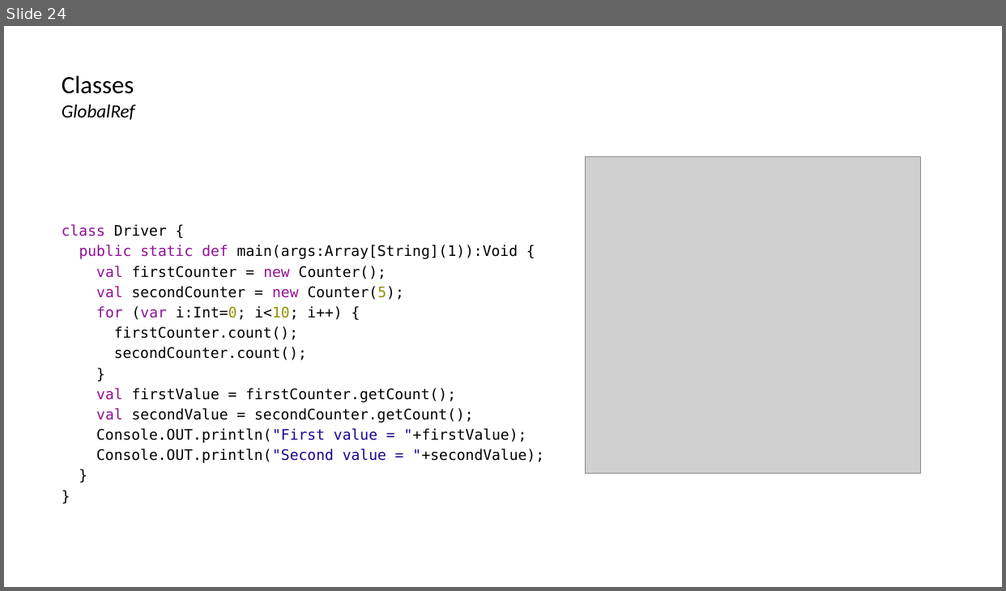
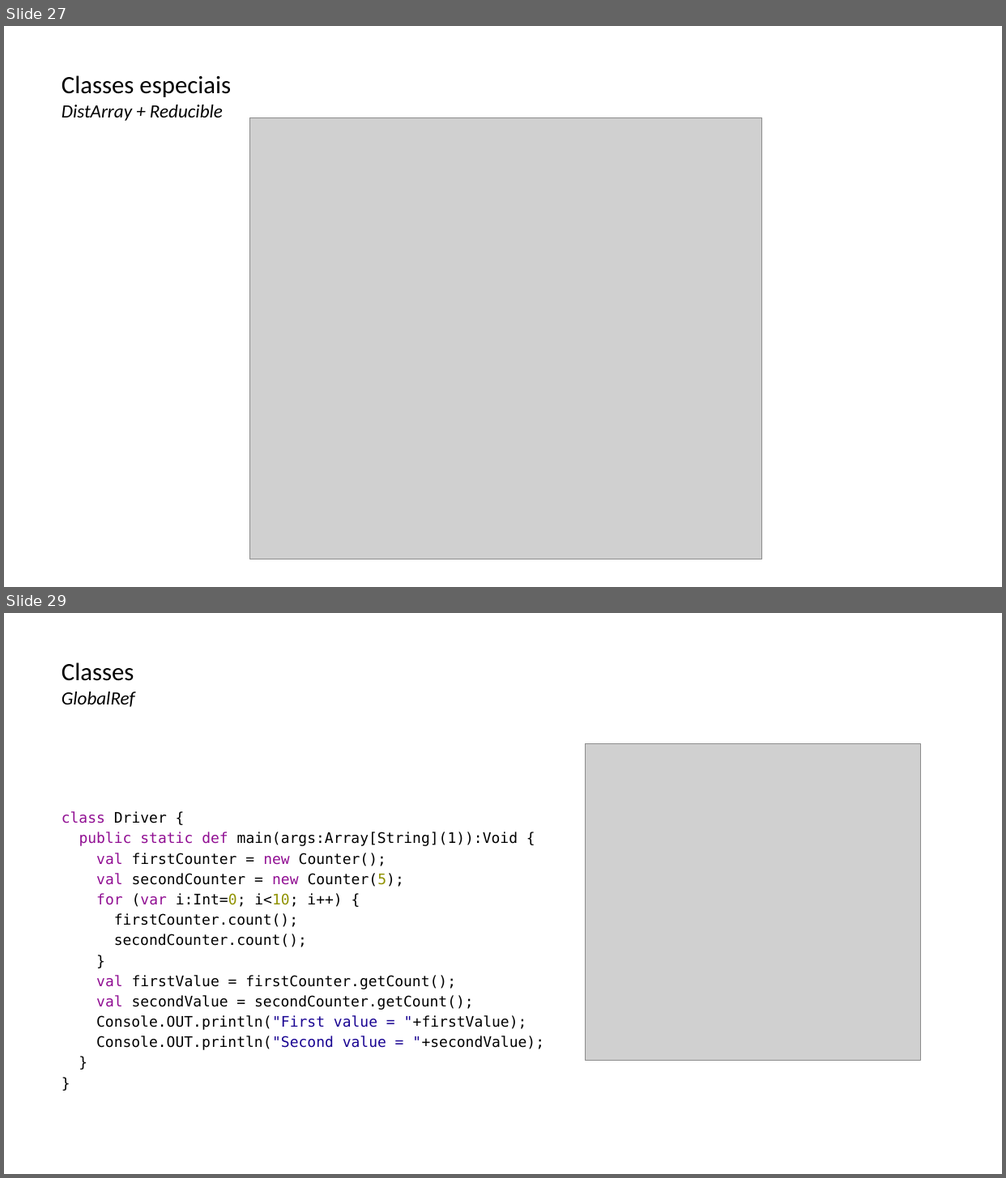
Before and after one commit to lquatrin/inf2591, a slide deck: x10.pptx. Shown one above the other, each under a label of ours: slide 24 before the commit, slides 27 and 29 after it; the slides between them are not shown. The pictures are 1006x591 and 1006x1178 pixels, drawn with LibreOffice and Linux fonts; fonts in the diff are those of the drawing; grey boxes stand for pictures. Boxes give left, top, right and bottom in pixels: in the first picture for what was removed or moved away, otherwise in the second. Text is boxed around its words. In the diff, an @@ line names an element or a change of style, - is before the commit and + after.

```diff
--- a/x10.pptx
+++ b/x10.pptx
@@ slide 27 added at bbox=[4, 26, 1002, 587], background #FFFFFF @@
@@ title added at bbox=[62, 75, 231, 121], 18 pt, text #000000, italic @@
+  Classes especiais
+  DistArray + Reducible
@@ picture added at bbox=[250, 118, 761, 560] @@
@@ what was slide 24 is now slide 29 @@
```
Also in this commit, not shown: 2 slides changed, 4 other slides added.
